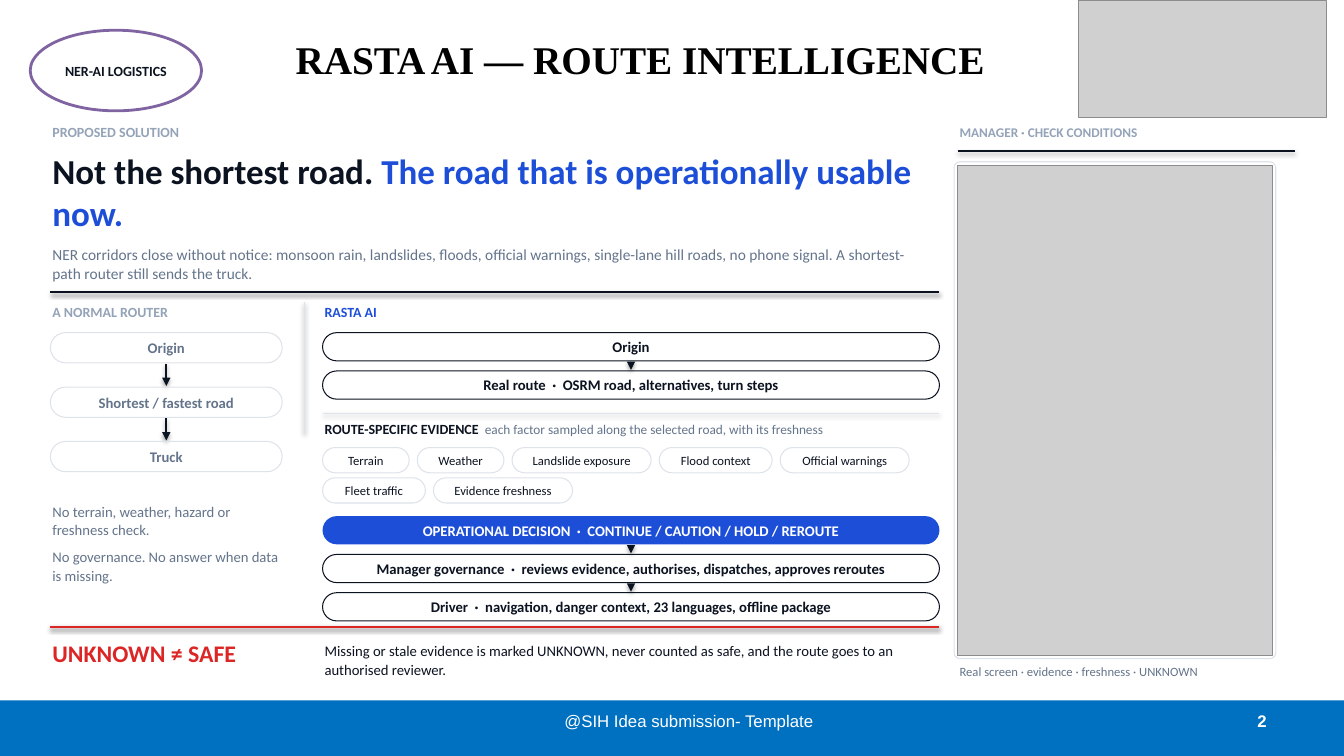
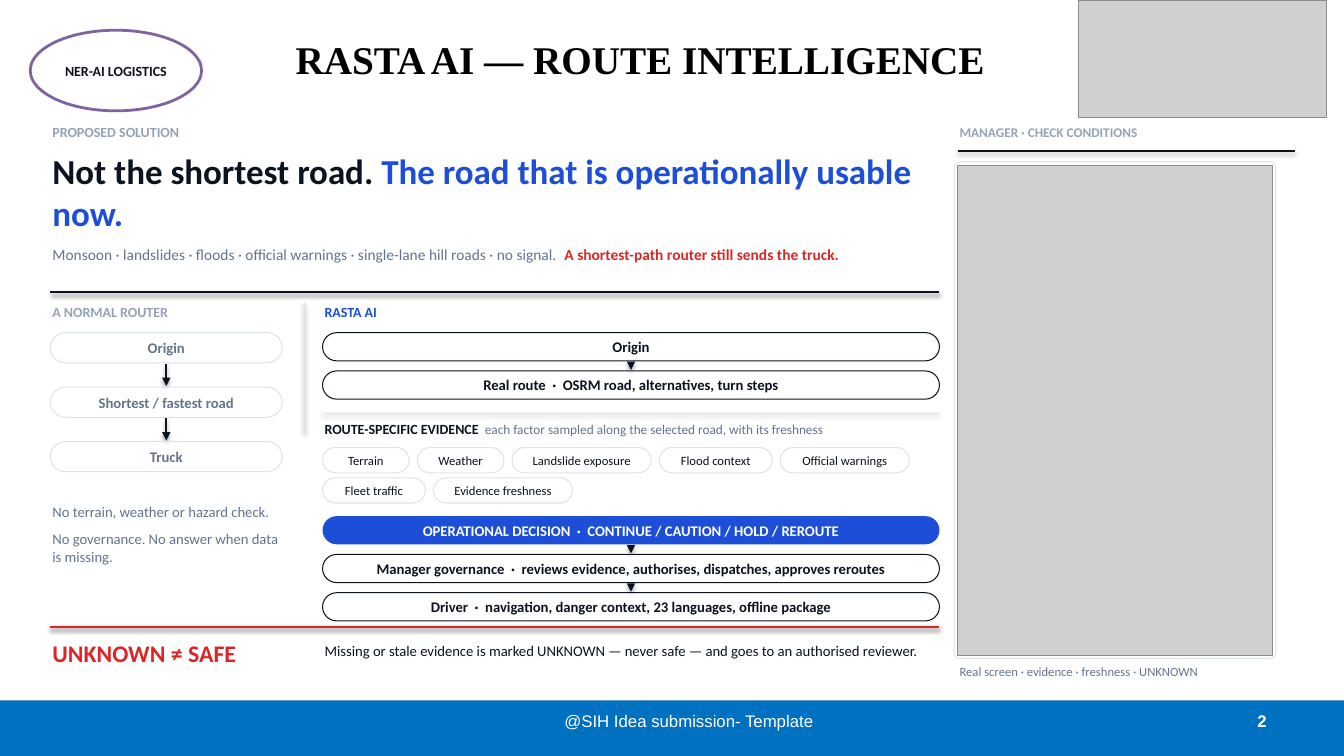
Before and after one commit to nxtlucifer/ner-ai-logistics, a slide deck: slide 2 of docs/submission/variants/RASTA_AI_SIH26002_TEAM17_V02_EDITORIAL.pptx. Drawn at 1344x756 pixels with LibreOffice and Linux fonts; fonts in the diff are those of the drawing; grey boxes stand for pictures. Boxes give left, top, right and bottom in pixels: in the first picture for what was removed or moved away, otherwise in the second. Text is boxed around its words. In the diff, an @@ line names an element or a change of style, - is before the commit and + after.

```diff
--- a/docs/submission/variants/RASTA_AI_SIH26002_TEAM17_V02_EDITORIAL.pptx
+++ b/docs/submission/variants/RASTA_AI_SIH26002_TEAM17_V02_EDITORIAL.pptx
@@ text at (52, 249, 839, 263): text changed @@
-NER corridors close without notice: monsoon rain, landslides, floods, official warnings, single-lane hill roads, no phone signal. A shortest-path router still sends the truck.
+Monsoon · landslides · floods · official warnings · single-lane hill roads · no signal. A shortest-path router still sends the truck.
@@ text at (52, 507, 269, 519): text changed @@
-No terrain, weather, hazard or freshness check.
+No terrain, weather or hazard check.
@@ text at (325, 645, 917, 659): text changed @@
-Missing or stale evidence is marked UNKNOWN, never counted as safe, and the route goes to an authorised reviewer.
+Missing or stale evidence is marked UNKNOWN — never safe — and goes to an authorised reviewer.
```
Also in this commit, not shown: 4 other slides changed, 50 other files.
